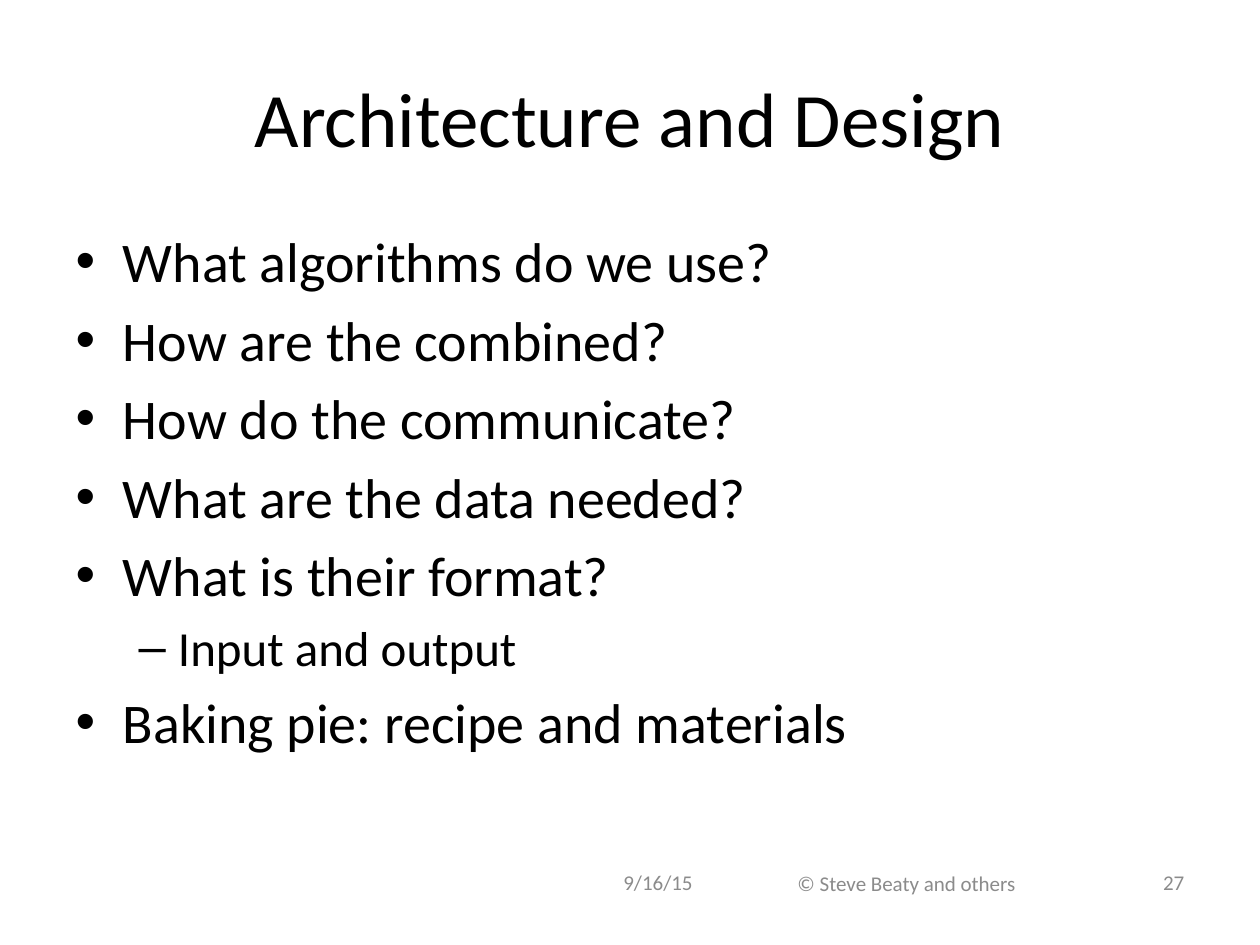
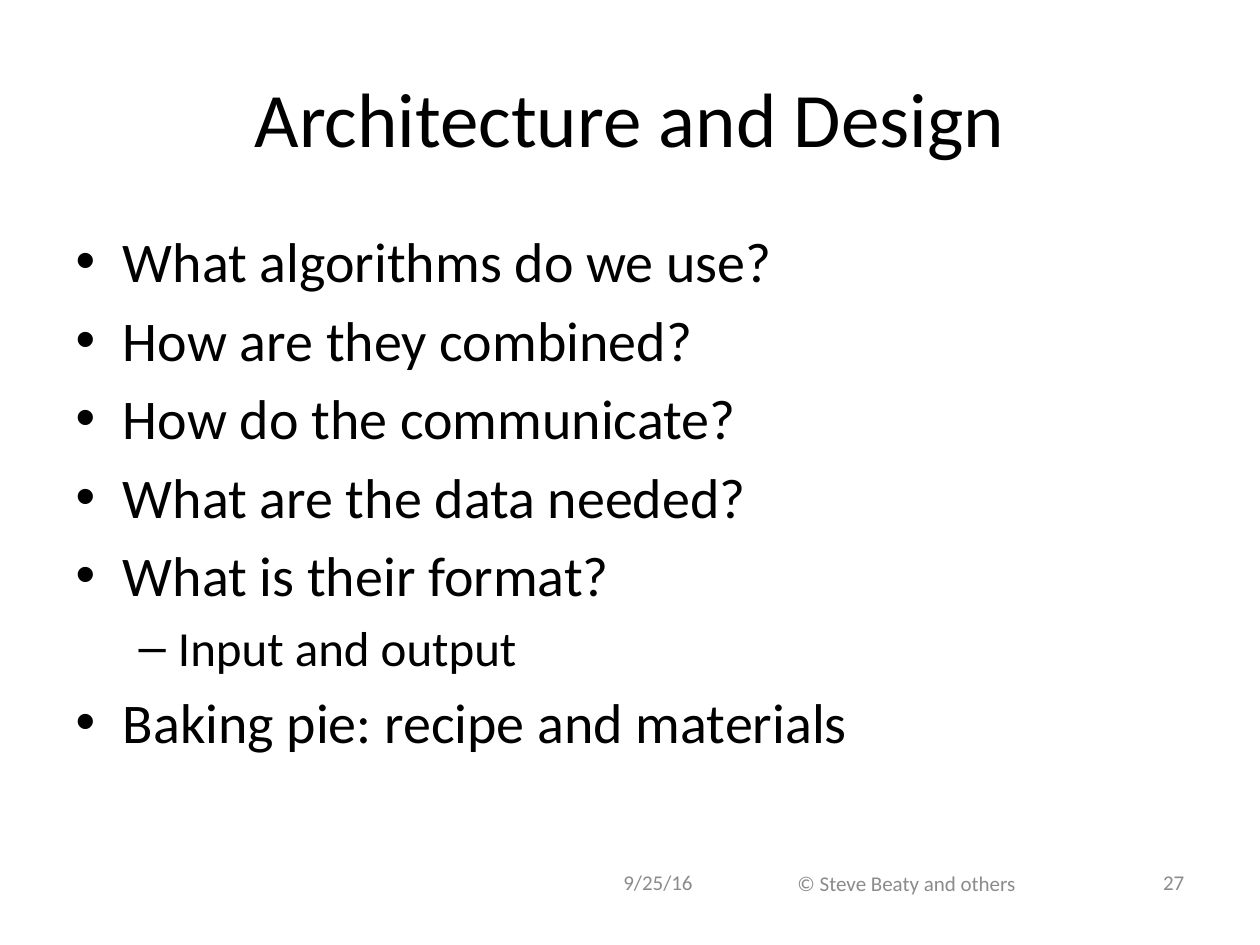
Before and after one commit to ivogeorg/cs1030, a slide deck: slide 27 of slides-steve/Chapter 08.pptx. Drawn at 1260x945 pixels with LibreOffice and Linux fonts; fonts in the diff are those of the drawing; background and template pictures are left out. Boxes give left, top, right and bottom in pixels: in the first picture for what was removed or moved away, otherwise in the second. Text is boxed around its words. In the diff, an @@ line names an element or a change of style, - is before the commit and + after.

```diff
--- a/slides-steve/Chapter 08.pptx
+++ b/slides-steve/Chapter 08.pptx
@@ text at (x1=123, y1=322, x2=692, y2=370): text changed @@
-• How are the combined?
+• How are they combined?
@@ text at (x1=623, y1=875, x2=692, y2=891): text changed @@
-9/16/15
+9/25/16
```
Also in this commit, not shown: 62 other slides changed, 1 slide added, 1 other file.
